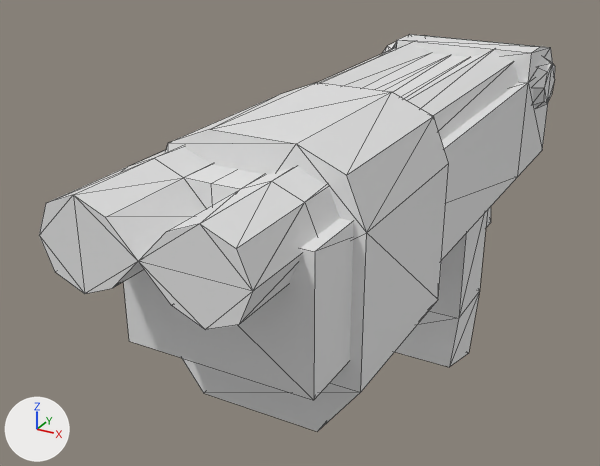
An edit to the glTF model player/guns/shotgun/shotgun.glb, drawn before and after from the same camera.
Rendered twice from a 50 mm camera at (-0.086, -1.078, 0.014) aimed at (-0.283, -0.718, -0.166). The lights are fixed; the arrows at lower left show +X, +Y and +Z. The picture after the commit comes second. Mesh edges are drawn as thin lines. Where no turn or scale is listed for an object, it has been applied to the vertices. Vertices at exactly the same position are counted once.
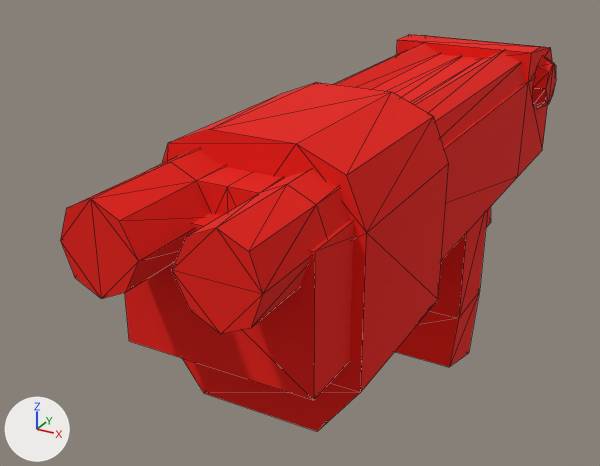
Where the change shows, as pixel boxes [x1, y1, x2, y2] in the pictures (600 x 466 px):
'Cylinder', reshaped, moved
    before: [39, 43, 519, 329]
    after: [60, 44, 526, 334]
'Cube.002', recoloured (white to red)
    both: [166, 82, 449, 431]
'Cube', recoloured (white to red)
    both: [125, 35, 553, 400]
'Cube.003', recoloured (white to red)
    both: [395, 211, 487, 367]
'Cylinder.001', recoloured, moved (white to red)
    before: [382, 41, 555, 108]
    after: [533, 56, 556, 109]
part 1 of me_cylinder, reshaped
    before: [73, 53, 519, 329]
    after: [91, 54, 526, 334]
part 2 of me_cylinder, recoloured
    before: [39, 43, 513, 329]
    after: [60, 44, 521, 334]

The edits, one by one:
Material 'shotgun' (mat_shotgun) is new.
Its base color is (0.8, 0.00567, 0.0) (red #e71100).
Its roughness is 1.0.
me_cube_002 has 20 vertices, 36 faces and spans x -0.0407..0.0538, y -0.0875..-0.0009, z -0.0892..0.0328.
me_cube_002 gains material mat_shotgun (red #e71100).
me_cube has 26 vertices, 44 faces and spans x -0.035..0.049, y -0.117..0.225, z -0.116..0.025.
me_cube gains material mat_shotgun (red #e71100).
me_cube_003 has 12 vertices, 20 faces and spans x -0.0282..0.0413, y 0.0659..0.1158, z -0.1543..-0.051.
me_cube_003 gains material mat_shotgun (red #e71100).
me_cylinder is used by ob_cylinder; location (-0.25, -0.7403, -0.1096).
me_cylinder had 51 vertices, 89 faces and spanned x -0.044..0.044, y -0.148..0.158, z -0.013..0.024.
me_cylinder now has 45 vertices, 67 faces and spans x -0.041..0.041, y -0.148..0.158, z -0.013..0.024.
Part 1, on me_cylinder:
20 vertices are removed from x -0.044..0.044, y -0.148..0.158, z -0.013..0.019.
62 faces are deleted.
4 vertices in x 0.038, y -0.148..0.158, z -0.007..0.019 move by (-0.002, 0.0, 0.0).
4 vertices in x -0.038, y -0.148..0.158, z -0.007..0.019 move by (0.002, 0.0, 0.0).
18 vertices move from x -0.044..0.044, y -0.148..0.158, z -0.013..0.024 to x -0.041..0.041, y -0.148..0.158, z -0.013..0.024.
14 vertices are added at x -0.041..0.041, y -0.148..0.158, z -0.007..0.019.
40 new faces join them.
me_cylinder part 2: 28 faces spanning x -0.041..0.041, y -0.148..0.158, z -0.013..0.024 switch from no material to mat_shotgun (red #e71100).
me_cylinder_001 is used by ob_cylinder_001; location (-0.25, -0.7403, -0.1096).
me_cylinder_001 had 32 vertices, 44 faces and spanned x -0.0546..0.0546, y 0.1647..0.1983, z -0.0154..0.0182.
me_cylinder_001 now has 32 vertices, 44 faces and spans x -0.0485..0.0485, y 0.1647..0.1983, z -0.0154..0.0182.
Edits to the shape of me_cylinder_001 do not show in these pictures.
me_cylinder_001 gains material mat_shotgun (red #e71100).
Object 'Cylinder' (ob_cylinder) moves from (-0.25, -0.7403, -0.1096) to (-0.2432, -0.7403, -0.1096).
Object 'Cylinder.001' (ob_cylinder_001) moves from (-0.25, -0.7403, -0.1096) to (-0.2431, -0.7403, -0.1096).
